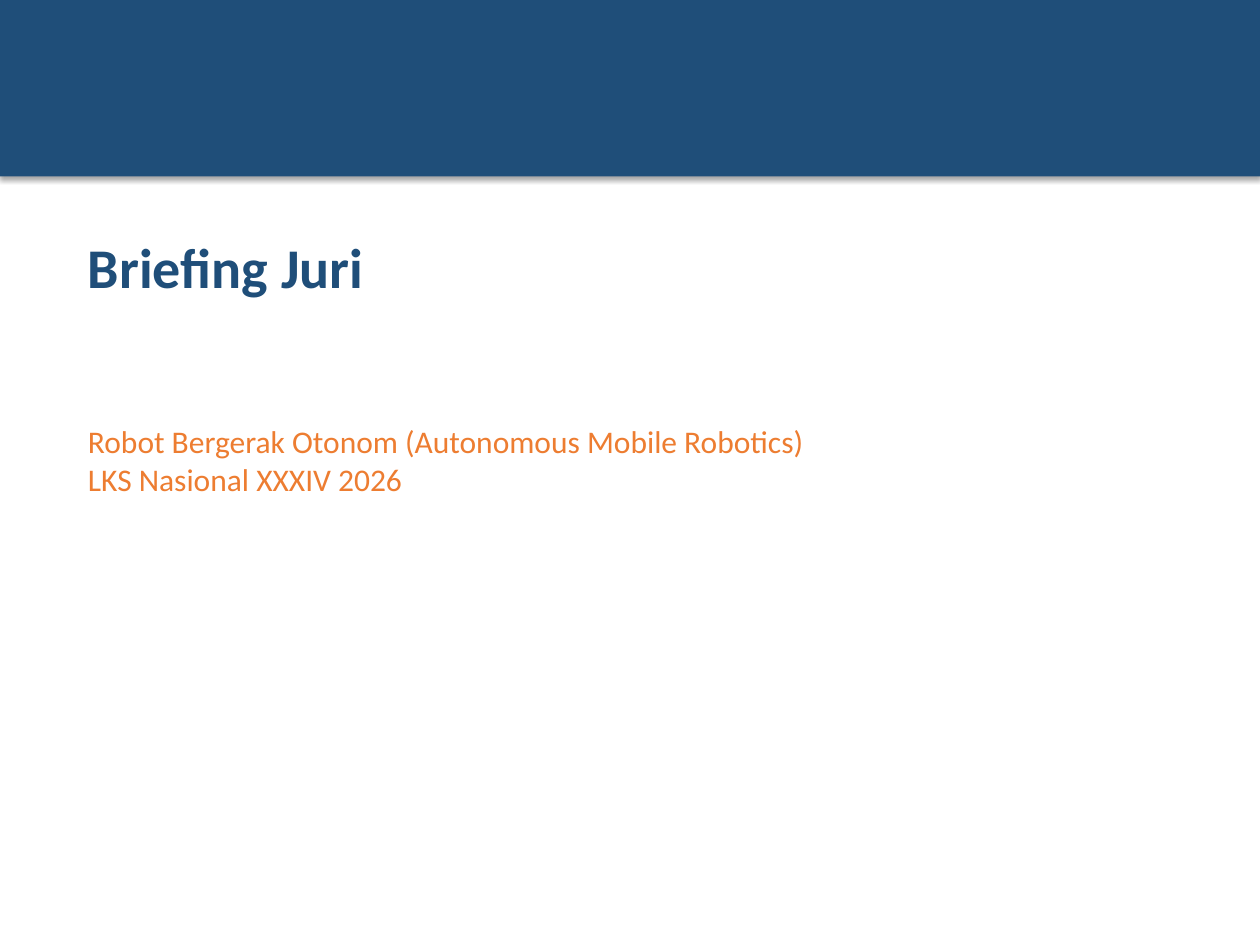
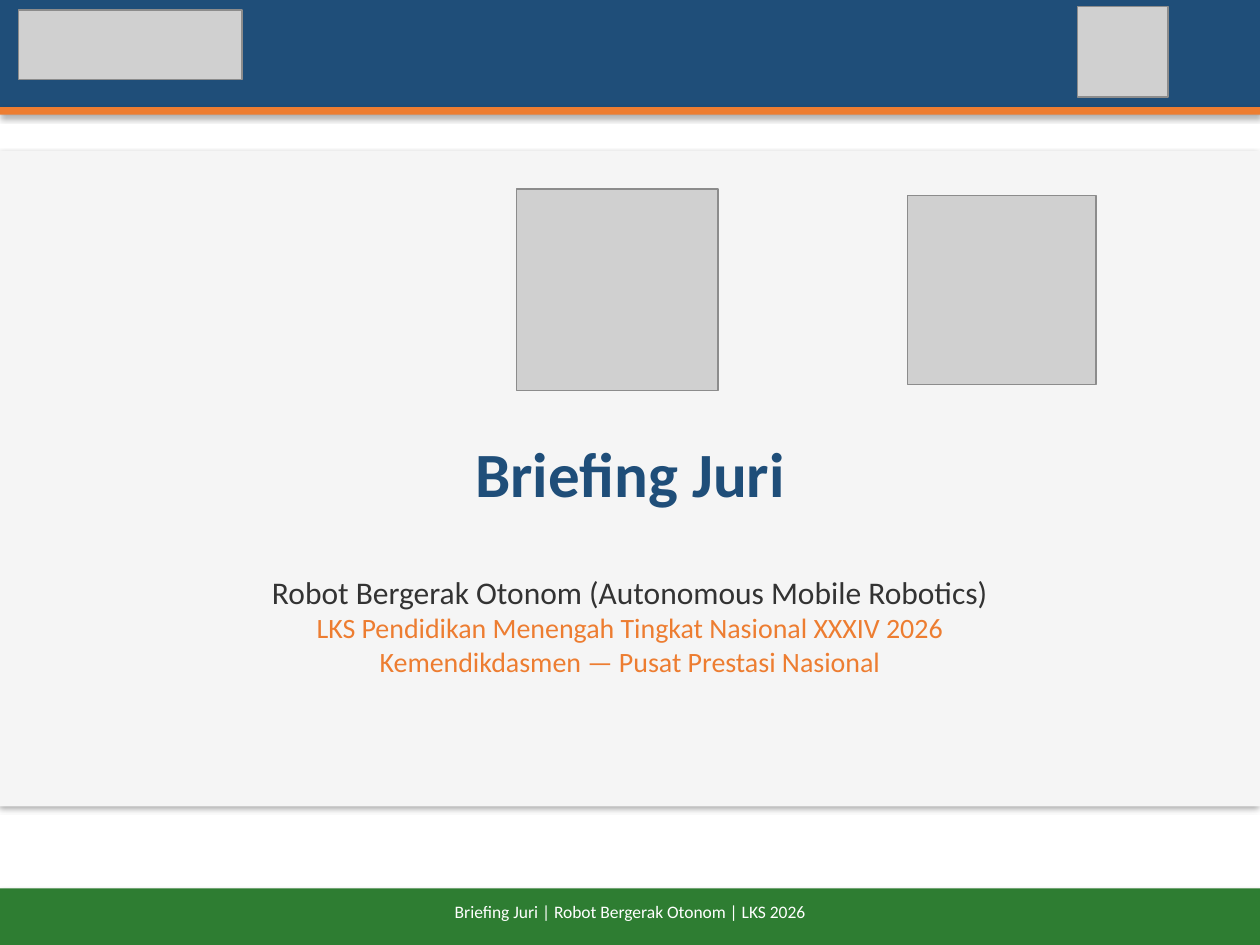
Before and after one commit to antonprafanto/LKS2026, a slide deck: slide 1 of docs/Briefing-Juri-LKS2026-Robot-Otonom.pptx. Drawn at 1260x945 pixels with LibreOffice and Linux fonts; fonts in the diff are those of the drawing; grey boxes stand for pictures. Boxes give left, top, right and bottom in pixels: in the first picture for what was removed or moved away, otherwise in the second. Text is boxed around its words. In the diff, an @@ line names an element or a change of style, - is before the commit and + after.

```diff
--- a/docs/Briefing-Juri-LKS2026-Robot-Otonom.pptx
+++ b/docs/Briefing-Juri-LKS2026-Robot-Otonom.pptx
@@ rectangle: place and size @@
-rectangle at box(0, 0, 1260, 176)
+rectangle at box(0, 0, 1260, 107)
@@ picture added at box(19, 10, 242, 79) @@
@@ picture added at box(63, 19, 346, 107) @@
@@ picture added at box(1077, 6, 1168, 97) @@
@@ rectangle added at box(0, 107, 1260, 115), fill #ED7D31 @@
@@ rectangle added at box(0, 151, 1260, 806), fill #F5F5F5 @@
@@ picture added at box(517, 189, 718, 391) @@
@@ picture added at box(907, 195, 1096, 384) @@
@@ text "Briefing Juri": place and size @@
-text "Briefing Juri" at box(88, 248, 363, 298)
+text "Briefing Juri" at box(475, 452, 784, 508)
@@ text "Briefing Juri" at box(475, 452, 784, 508): size 32 to 36 pt; alignment left to centre @@
@@ text at box(272, 581, 987, 672): text changed; size 18 to 16 pt @@
-Robot Bergerak Otonom (Autonomous Mobile Robotics)
-LKS Nasional XXXIV 2026
+Robot Bergerak Otonom (Autonomous Mobile Robotics)
+LKS Pendidikan Menengah Tingkat Nasional XXXIV 2026
+Kemendikdasmen — Pusat Prestasi Nasional
@@ rectangle added at box(0, 888, 1260, 945), fill #2E7D32 @@
@@ text added at box(455, 906, 805, 921), 10 pt, text #FFFFFF @@
+Briefing Juri | Robot Bergerak Otonom | LKS 2026
```
Also in this commit, not shown: 6 other slides changed, 13 slides added, 14 slides removed, 7 other files.
